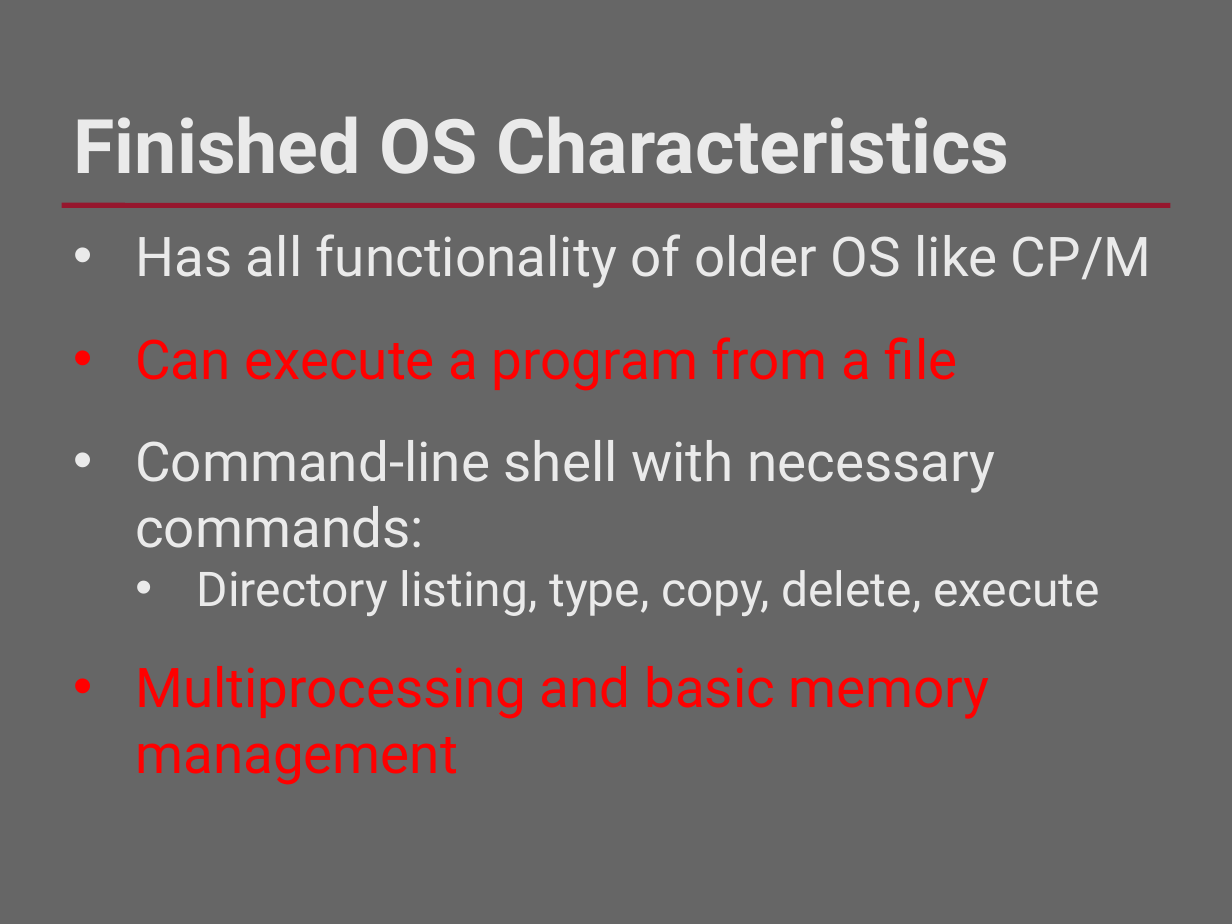
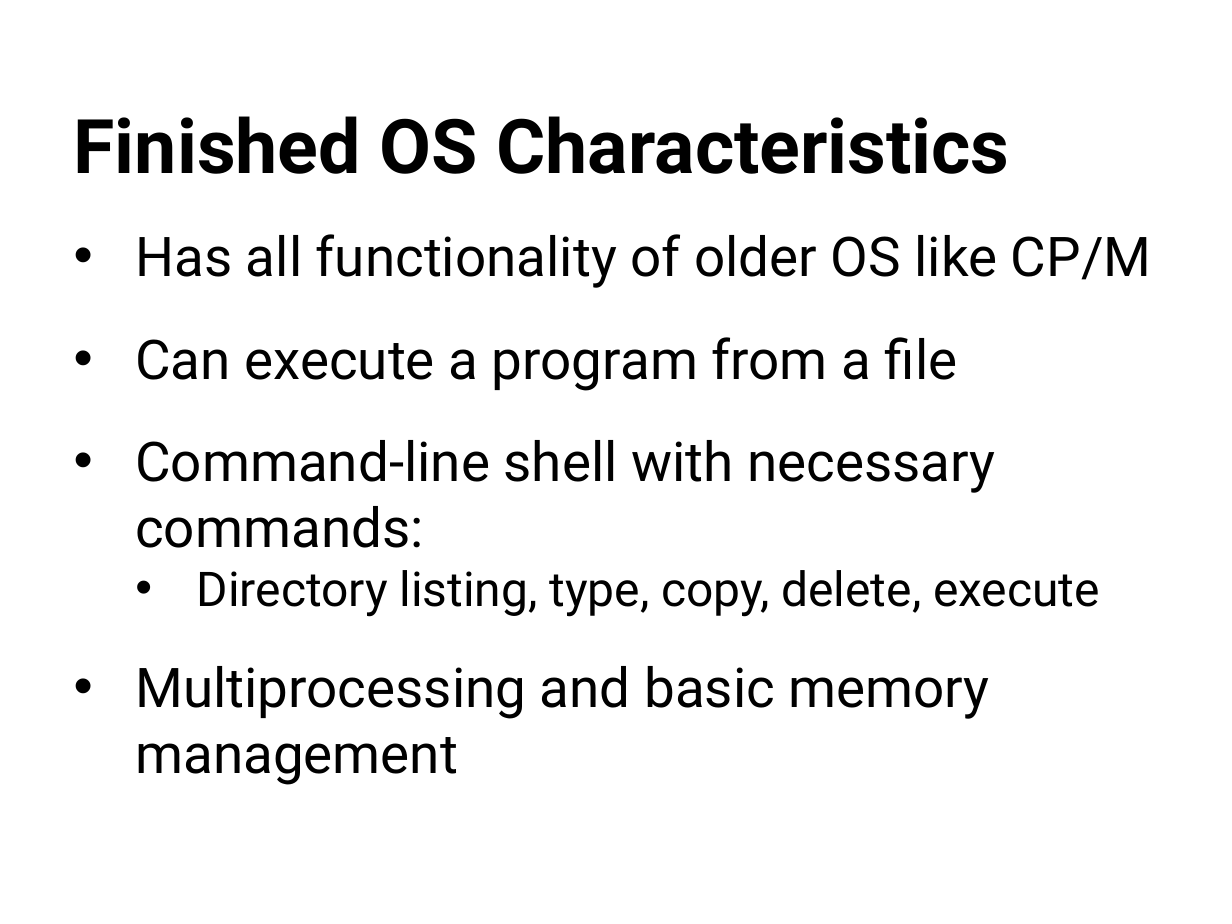
Before and after one commit to RHIT-CSSE/csse332, a slide deck: slide 6 of ClassMaterials/ProjectKickoff/ProjectKickoff.pptx (slide 8 before the commit). Drawn at 1232x924 pixels with LibreOffice and Linux fonts; fonts in the diff are those of the drawing; background and template pictures are left out. Boxes give left, top, right and bottom in pixels: in the first picture for what was removed or moved away, otherwise in the second. Text is boxed around its words. In the diff, an @@ line names an element or a change of style, - is before the commit and + after.

```diff
--- a/ClassMaterials/ProjectKickoff/ProjectKickoff.pptx
+++ b/ClassMaterials/ProjectKickoff/ProjectKickoff.pptx
@@ background #666666 to #FFFFFF @@
@@ text "Finished OS Characteristics" at <box>74,116,1010,174</box>: text colour #EAEAEA to #000000 @@
@@ line removed from (62, 206) to (1170, 206) @@
@@ text "Has all functionality of older ..." at <box>135,234,1152,785</box>: text colour #EAEAEA to #000000 in "Has all functionality of older OS like ...", "Command-line shell with necessary commands:", "Directory listing, type, copy, delete, execute"; text colour #FF0000 to #000000 in "Can execute a program from a file", "Multiprocessing and basic memory management" @@
```
Also in this commit, not shown: 13 other slides changed, 2 slides added, 4 slides removed, 1 other file.
